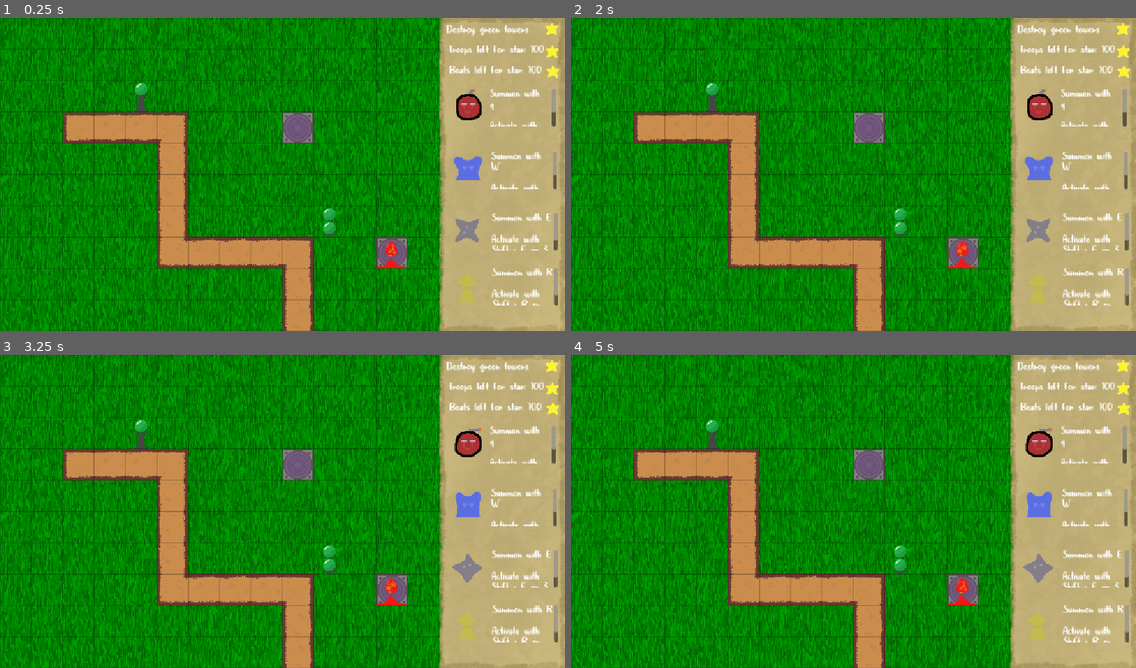
Above: before the commit, frames 1-4 (two rows, left to right).
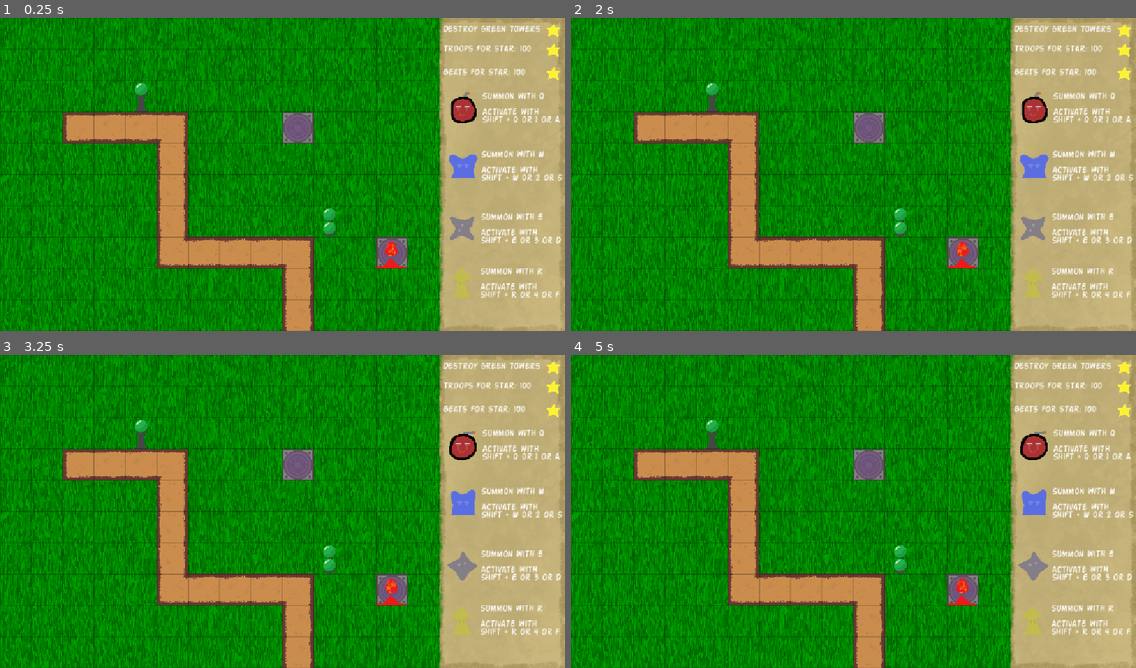
Above: after the commit, the same moments.

Repository: PeanutPiglet/SlimeTiming
Game: Godot game, scene res://levels/level18.tscn
Two runs of this game, one before a commit and one after it. Both use one fixed random seed, a clock stepped at 60 frames per second and the inputs below. This scene is started directly instead of the project's main scene.
Inputs:
- Up to frame 1 (0.25 s): no input
- Up to frame 2 (2 s): tap A (act1) at 0.6 s; tap S (act2) at 1.35 s
- Up to frame 3 (3.25 s): tap D (act3) at 2.1 s; tap F (act4) at 2.85 s
- Up to frame 4 (5 s): hold Shift (active) 3.53-4.28 s; tap Q (spawn1) at 4.35 s

The runs differ from the first frame. In frame 1, 4.4% of the frame differs, in the area x 78-100%, y 1-92%; in frame 2, 4.4%; in frame 3, 4.4%; in frame 4, 4.4%.
Error in both runs: Invalid access to property or key 'active_level' on a base object of type 'Node2D (GameLevel)'. (res://scripts/tower.gd:22)

Commit message:
feat: font

Diff:
--- a/common/sidebar.gd
+++ b/common/sidebar.gd
@@ -24,5 +24,5 @@
 		b = 0
 		$star2.visible = false
 
-	$Troops.text = "Troops left for star: " + str(t)
-	$Beats.text = "Beats left for star: " + str(b)
+	$Troops.text = "Troops for star: " + str(t)
+	$Beats.text = "Beats for star: " + str(b)
--- a/common/sidebar.tscn
+++ b/common/sidebar.tscn
@@ -3,7 +3,7 @@
 [ext_resource type="Script" uid="uid://joldxcfmycve" path="res://common/sidebar.gd" id="1_geqne"]
 [ext_resource type="Texture2D" uid="uid://dwvu21buvn44k" path="res://assets/sidebar1.png" id="1_ksp2n"]
 [ext_resource type="Texture2D" uid="uid://d312jyfpwx3f7" path="res://assets/slimes.png" id="2_cvd14"]
-[ext_resource type="Theme" uid="uid://dlua00gbmh0tc" path="res://assets/Magic.tres" id="4_i141i"]
+[ext_resource type="Theme" uid="uid://bennoirdf5pl2" path="res://font/Action.tres" id="4_i141i"]
 [ext_resource type="Texture2D" uid="uid://vx7pbrei3j5l" path="res://assets/stars.png" id="5_ksp2n"]
 
 [sub_resource type="AtlasTexture" id="AtlasTexture_so385"]
@@ -119,15 +119,15 @@
 [node name="explode" type="Node2D" parent="." unique_id=144168104]
 
 [node name="slime" type="AnimatedSprite2D" parent="explode" unique_id=403434904]
-position = Vector2(-69, -142)
+position = Vector2(-80, -136)
 sprite_frames = SubResource("SpriteFrames_0xmcs")
 autoplay = "default"
 
 [node name="RichTextLabel" type="RichTextLabel" parent="explode" unique_id=404675642]
-offset_left = -25.0
-offset_top = -175.0
-offset_right = 110.0
-offset_bottom = -98.0
+offset_left = -40.0
+offset_top = -167.0
+offset_right = 120.0
+offset_bottom = -85.0
 theme = ExtResource("4_i141i")
 text = "Summon with q
 
@@ -138,15 +138,15 @@
 visible = false
 
 [node name="AnimatedSprite2D" type="AnimatedSprite2D" parent="defense" unique_id=529749863]
-position = Vector2(-70, -20)
+position = Vector2(-80, -24)
 sprite_frames = SubResource("SpriteFrames_hkp47")
 autoplay = "default"
 
 [node name="RichTextLabel" type="RichTextLabel" parent="defense" unique_id=1285986759]
-offset_left = -22.0
-offset_top = -47.0
-offset_right = 113.0
-offset_bottom = 30.0
+offset_left = -42.0
+offset_top = -48.0
+offset_right = 126.0
+offset_bottom = 29.0
 theme = ExtResource("4_i141i")
 text = "Summon with W
 
@@ -157,15 +157,15 @@
 visible = false
 
 [node name="AnimatedSprite2D2" type="AnimatedSprite2D" parent="cross" unique_id=147380409]
-position = Vector2(-70, 116)
+position = Vector2(-80, 112)
 sprite_frames = SubResource("SpriteFrames_jwswx")
 autoplay = "default"
 
 [node name="RichTextLabel" type="RichTextLabel" parent="cross" unique_id=96182149]
-offset_left = -21.0
-offset_top = 79.0
-offset_right = 114.0
-offset_bottom = 156.0
+offset_left = -43.0
+offset_top = 80.0
+offset_right = 125.0
+offset_bottom = 157.0
 theme = ExtResource("4_i141i")
 text = "Summon with E
 
@@ -176,14 +176,14 @@
 visible = false
 
 [node name="AnimatedSprite2D3" type="AnimatedSprite2D" parent="boost" unique_id=649359359]
-position = Vector2(-73, 229)
+position = Vector2(-83, 219)
 sprite_frames = SubResource("SpriteFrames_1olay")
 autoplay = "default"
 
 [node name="RichTextLabel" type="RichTextLabel" parent="boost" unique_id=2124938839]
-offset_left = -20.0
+offset_left = -44.0
 offset_top = 191.0
-offset_right = 115.0
+offset_right = 123.0
 offset_bottom = 268.0
 theme = ExtResource("4_i141i")
 text = "Summon with R
@@ -192,40 +192,40 @@
 Shift + R or 4 or F"
 
 [node name="RichTextLabel2" type="RichTextLabel" parent="." unique_id=8766539]
-offset_left = -113.0
-offset_top = -306.0
-offset_right = 82.0
-offset_bottom = -229.0
+offset_left = -120.0
+offset_top = -304.0
+offset_right = 96.0
+offset_bottom = -227.0
 theme = ExtResource("4_i141i")
 text = "Destroy green towers"
 
 [node name="Beats" type="RichTextLabel" parent="." unique_id=1175343161]
-offset_left = -107.0
-offset_top = -223.0
-offset_right = 88.0
-offset_bottom = -191.0
+offset_left = -120.0
+offset_top = -216.0
+offset_right = 80.0
+offset_bottom = -184.0
 theme = ExtResource("4_i141i")
 text = "Beats Left: "
 
 [node name="Troops" type="RichTextLabel" parent="." unique_id=1474357132]
-offset_left = -108.0
-offset_top = -265.0
-offset_right = 87.0
-offset_bottom = -232.0
+offset_left = -120.0
+offset_top = -264.0
+offset_right = 80.0
+offset_bottom = -231.0
 theme = ExtResource("4_i141i")
 text = "Troops Left:"
 
 [node name="AnimatedSprite2D" type="AnimatedSprite2D" parent="." unique_id=168781169]
-position = Vector2(101.00001, -299)
+position = Vector2(104, -296)
 scale = Vector2(0.5, 0.5)
 sprite_frames = SubResource("SpriteFrames_n2rqo")
 
 [node name="star2" type="AnimatedSprite2D" parent="." unique_id=1207717911]
-position = Vector2(102, -253)
+position = Vector2(104, -256)
 scale = Vector2(0.5, 0.5)
 sprite_frames = SubResource("SpriteFrames_n2rqo")
 
 [node name="star3" type="AnimatedSprite2D" parent="." unique_id=594928605]
-position = Vector2(103, -212)
+position = Vector2(104, -208)
 scale = Vector2(0.5, 0.5)
 sprite_frames = SubResource("SpriteFrames_n2rqo")
--- /dev/null
+++ b/font/Action.tres
@@ -0,0 +1,7 @@
+[gd_resource type="Theme" format=3 uid="uid://bennoirdf5pl2"]
+
+[ext_resource type="FontFile" uid="uid://do3ekmvsagx75" path="res://font/Action_Man.ttf" id="1_nox84"]
+
+[resource]
+default_font = ExtResource("1_nox84")
+default_font_size = 19
--- a/levels/popup.tscn
+++ b/levels/popup.tscn
@@ -7,6 +7,7 @@
 [ext_resource type="Texture2D" uid="uid://cweqs4c4uco55" path="res://assets/buttons/restart_button/restart_pressed.png" id="6_captd"]
 [ext_resource type="Texture2D" uid="uid://cl2168gbsvy7k" path="res://assets/buttons/next_button/next_noraml.png" id="6_mtlko"]
 [ext_resource type="Texture2D" uid="uid://mdw85k16fapl" path="res://assets/buttons/next_button/next_pressed.png" id="7_m0lxr"]
+[ext_resource type="Theme" uid="uid://bennoirdf5pl2" path="res://font/Action.tres" id="8_mtlko"]
 
 [sub_resource type="AtlasTexture" id="AtlasTexture_1mejo"]
 atlas = ExtResource("3_ulybg")
@@ -37,69 +38,69 @@
 "speed": 10.0
 }]
 
-[sub_resource type="SystemFont" id="SystemFont_oodjo"]
-subpixel_positioning = 0
-
 [node name="Popup" type="Node2D" unique_id=1956957411]
 z_index = 100
-scale = Vector2(2, 2)
 script = ExtResource("1_vfibl")
 
 [node name="background" type="Sprite2D" parent="." unique_id=278535552]
+scale = Vector2(2, 2)
 texture = ExtResource("2_i6by5")
 
 [node name="star1" type="AnimatedSprite2D" parent="." unique_id=884254089]
-position = Vector2(-3, -16)
+position = Vector2(-6, -32)
+scale = Vector2(2, 2)
 sprite_frames = SubResource("SpriteFrames_cymu5")
 frame = 2
 frame_progress = 1.0
 
 [node name="star2" type="AnimatedSprite2D" parent="." unique_id=1282754466]
-position = Vector2(59, -7)
+position = Vector2(118, -14)
+scale = Vector2(2, 2)
 sprite_frames = SubResource("SpriteFrames_cymu5")
 frame = 2
 frame_progress = 1.0
 
 [node name="star3" type="AnimatedSprite2D" parent="." unique_id=397890098]
-position = Vector2(-63, -7)
+position = Vector2(-126, -14)
+scale = Vector2(2, 2)
 sprite_frames = SubResource("SpriteFrames_cymu5")
 frame = 2
 frame_progress = 1.0
 
 [node name="restart" type="TextureButton" parent="." unique_id=1738587376]
-offset_left = -16.0
-offset_top = 21.0
-offset_right = 48.0
-offset_bottom = 85.0
-scale = Vector2(0.5, 0.5)
+offset_left = -31.0
+offset_top = 48.0
+offset_right = 33.0
+offset_bottom = 112.0
 texture_normal = ExtResource("5_1mejo")
 texture_pressed = ExtResource("6_captd")
 
 [node name="next" type="TextureButton" parent="." unique_id=1312201741]
-offset_left = 77.0
-offset_top = 23.0
-offset_right = 141.0
-offset_bottom = 87.0
-scale = Vector2(0.5, 0.5)
+offset_left = 90.0
+offset_top = 48.0
+offset_right = 154.0
+offset_bottom = 112.0
 texture_normal = ExtResource("6_mtlko")
 texture_pressed = ExtResource("7_m0lxr")
 
 [node name="previous" type="TextureButton" parent="." unique_id=1593440582]
-offset_left = -76.0
-offset_top = 23.0
-offset_right = -12.0
-offset_bottom = 87.0
-scale = Vector2(-0.5, 0.5)
+offset_left = -157.0
+offset_top = 48.0
+offset_right = -93.0
+offset_bottom = 112.0
+theme = ExtResource("8_mtlko")
 texture_normal = ExtResource("6_mtlko")
 texture_pressed = ExtResource("7_m0lxr")
 
-[node name="levelN" type="RichTextLabel" parent="." unique_id=1529612444]
-offset_left = -29.0
-offset_top = -64.0
-offset_right = 38.0
-offset_bottom = -23.0
-theme_override_fonts/normal_font = SubResource("SystemFont_oodjo")
-text = "Level N"
+[node name="levelN" type="RichTextLabel" parent="." unique_id=540786031]
+offset_left = -128.0
+offset_top = -108.0
+offset_right = 128.0
+offset_bottom = -76.0
+theme = ExtResource("8_mtlko")
+theme_override_font_sizes/normal_font_size = 35
+text = "level N"
+horizontal_alignment = 1
 
 [connection signal="pressed" from="restart" to="." method="_on_restart_pressed"]
 [connection signal="pressed" from="next" to="." method="_on_next_pressed"]
Binary file added: font/Action_Man.ttf
Not shown, added: font/Action_Man.ttf.import
